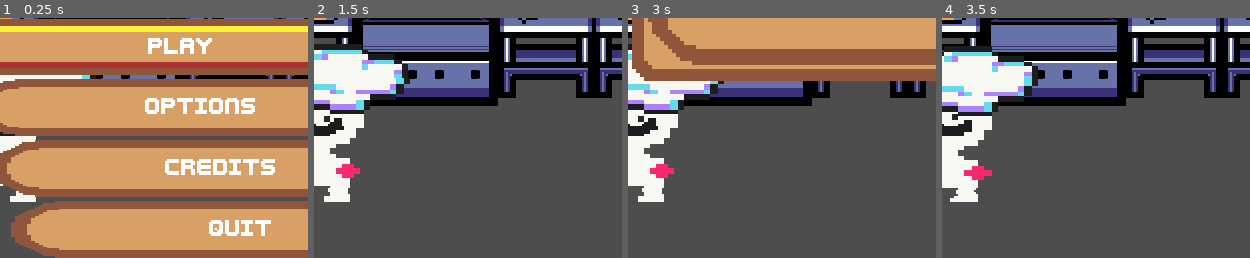
Above: before the commit, frames 1-4 (left to right).
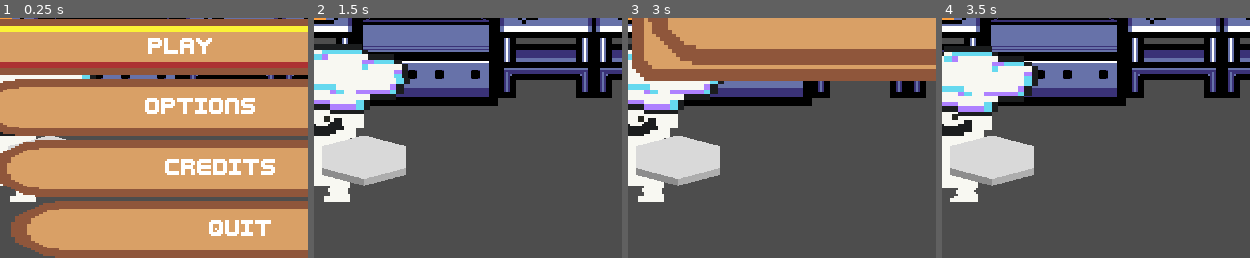
Above: after the commit, the same moments.

Repository: LettucePie/burgert
Game: Godot game, scene res://scenes/play.tscn
The game is run twice, just before and just after one commit, with the same random seed, the same clock (stepped at 60 frames per second) and the same inputs.
Inputs:
- Up to frame 1 (0.25 s): no input
- Up to frame 2 (1.5 s): click "Play" at 0.5 s; tap Enter (menu) at 1.25 s; hold Right (right) from 1.28 s (still down)
- Up to frame 3 (3 s): release Right (right) at 2.03 s; hold Left (left) 2.03-2.75 s; click "RESUME" at 2.75 s
- Up to frame 4 (3.5 s): no input
The pictures show only the part of the screen within x 13-63%, y 50-100%; the shares and areas given below are measured in that part.

The runs differ from the first frame. In frame 1, 0.2% of the frame differs, in the area x 2-22%, y 49-55%; in frame 2, 4.5%, in the area x 2-30%, y 49-70%; in frame 3, 4.5%; in frame 4, 4.5%.

Commit message:
made burger, and system for rendering burger in game

Diff:
--- /dev/null
+++ b/assets/resources/models/3d_burger_ingredient.gd
@@ -0,0 +1,29 @@
+extends Node3D
+class_name Ingredient3D
+
+enum INGREDIENT {
+	BUN_BOTTOM, BUN_TOP, MEAT,
+	TOMATO, LETTUCE, CHEESE,
+	KETCHUP, MUSTARD
+}
+@onready var meshes : Array[MeshInstance3D] = [
+	$Bun_Bottom, $Bun_Top, $Meat,
+	$Tomato, $Lettuce, $Cheese,
+	$Ketchup, $Mustard
+]
+@export var current_ingredient : INGREDIENT = INGREDIENT.BUN_BOTTOM
+
+
+func hide_all():
+	for m in meshes:
+		m.visible = false
+
+
+func set_ingredient(arg1 : INGREDIENT):
+	current_ingredient = arg1
+	hide_all()
+	meshes[arg1].visible = true
+
+
+func _ready():
+	set_ingredient(current_ingredient)
--- /dev/null
+++ b/assets/resources/models/3d_burger_ingredient.tscn
@@ -0,0 +1,7 @@
+[gd_scene load_steps=3 format=3 uid="uid://c1mreetvotj58"]
+
+[ext_resource type="PackedScene" uid="uid://bdft5vyu6cghv" path="res://assets/models/burger.glb" id="1_xekjf"]
+[ext_resource type="Script" path="res://assets/resources/models/3d_burger_ingredient.gd" id="2_gox4v"]
+
+[node name="3d_burger_ingredient" instance=ExtResource("1_xekjf")]
+script = ExtResource("2_gox4v")
--- /dev/null
+++ b/scenes/game/burger_dimension.gd
@@ -0,0 +1,11 @@
+extends Node3D
+
+
+# Called when the node enters the scene tree for the first time.
+func _ready():
+	pass # Replace with function body.
+
+
+# Called every frame. 'delta' is the elapsed time since the previous frame.
+func _process(delta):
+	pass
--- /dev/null
+++ b/scenes/game/burger_dimension.tscn
@@ -0,0 +1,17 @@
+[gd_scene load_steps=3 format=3 uid="uid://bxtacva7nkug1"]
+
+[ext_resource type="PackedScene" uid="uid://bh6c6sbro0847" path="res://assets/models/plate.glb" id="1_7fkp7"]
+[ext_resource type="Script" path="res://scenes/game/burger_dimension.gd" id="1_74pyc"]
+
+[node name="burger_dimension" type="Node3D"]
+script = ExtResource("1_74pyc")
+
+[node name="Camera3D" type="Camera3D" parent="."]
+transform = Transform3D(1, 0, 0, 0, 0.891268, 0.453477, 0, -0.453477, 0.891268, 0, 3.64789, 3.8916)
+projection = 1
+size = 5.20847
+
+[node name="DirectionalLight3D" type="DirectionalLight3D" parent="."]
+transform = Transform3D(0.97226, 0.108963, 0.206973, -0.233904, 0.452924, 0.860319, 0, -0.884866, 0.465846, 0, 0, 0)
+
+[node name="plate" parent="." instance=ExtResource("1_7fkp7")]
--- /dev/null
+++ b/scenes/game/burger_portal.tscn
@@ -0,0 +1,9 @@
+[gd_scene load_steps=2 format=3 uid="uid://d3ew6f33rvhla"]
+
+[ext_resource type="PackedScene" uid="uid://bxtacva7nkug1" path="res://scenes/game/burger_dimension.tscn" id="1_rjjf0"]
+
+[node name="burger_portal" type="SubViewport"]
+own_world_3d = true
+transparent_bg = true
+
+[node name="burger_dimension" parent="." instance=ExtResource("1_rjjf0")]
--- a/scenes/game/chef.tscn
+++ b/scenes/game/chef.tscn
@@ -1,10 +1,14 @@
-[gd_scene load_steps=4 format=3 uid="uid://ddp4wjcafmrbj"]
+[gd_scene load_steps=6 format=3 uid="uid://ddp4wjcafmrbj"]
 
 [ext_resource type="SpriteFrames" uid="uid://b6p88o7ouw26p" path="res://assets/resources/sprites/chef_frames.tres" id="1_758j5"]
 [ext_resource type="Script" path="res://scenes/game/chef.gd" id="1_qyhq5"]
+[ext_resource type="PackedScene" uid="uid://d3ew6f33rvhla" path="res://scenes/game/burger_portal.tscn" id="3_3owfg"]
 
 [sub_resource type="CircleShape2D" id="CircleShape2D_btgba"]
 radius = 46.5296
+
+[sub_resource type="ViewportTexture" id="ViewportTexture_2kbnj"]
+viewport_path = NodePath("burger_portal")
 
 [node name="chef" type="Node2D"]
 texture_filter = 1
@@ -23,5 +27,12 @@
 position = Vector2(-11, 23)
 shape = SubResource("CircleShape2D_btgba")
 
+[node name="burger_sprite" type="Sprite2D" parent="."]
+position = Vector2(34, -7)
+scale = Vector2(0.380859, 0.380859)
+texture = SubResource("ViewportTexture_2kbnj")
+
+[node name="burger_portal" parent="." instance=ExtResource("3_3owfg")]
+
 [connection signal="area_entered" from="Area2D" to="." method="_on_area_2d_area_entered"]
 [connection signal="area_exited" from="Area2D" to="." method="_on_area_2d_area_exited"]
--- a/scenes/ui/main_menu.tscn
+++ b/scenes/ui/main_menu.tscn
@@ -313,117 +313,6 @@
 "transitions": PackedFloat32Array(1, 1),
 "update": 0,
 "values": [Vector2(0, 480), Vector2(0, 0)]
-}
-
-[sub_resource type="Animation" id="Animation_v5kc5"]
-resource_name = "start"
-tracks/0/type = "value"
-tracks/0/imported = false
-tracks/0/enabled = true
-tracks/0/path = NodePath("Main:position")
-tracks/0/interp = 1
-tracks/0/loop_wrap = true
-tracks/0/keys = {
-"times": PackedFloat32Array(0),
-"transitions": PackedFloat32Array(1),
-"update": 0,
-"values": [Vector2(0, 0)]
-}
-tracks/1/type = "value"
-tracks/1/imported = false
-tracks/1/enabled = true
-tracks/1/path = NodePath("Options:position")
-tracks/1/interp = 1
-tracks/1/loop_wrap = true
-tracks/1/keys = {
-"times": PackedFloat32Array(0),
-"transitions": PackedFloat32Array(1),
-"update": 0,
-"values": [Vector2(-641, 0)]
-}
-tracks/2/type = "value"
-tracks/2/imported = false
-tracks/2/enabled = true
-tracks/2/path = NodePath("Credits:position")
-tracks/2/interp = 1
-tracks/2/loop_wrap = true
-tracks/2/keys = {
-"times": PackedFloat32Array(0),
-"transitions": PackedFloat32Array(1),
-"update": 0,
-"values": [Vector2(640, 0)]
-}
-tracks/3/type = "value"
-tracks/3/imported = false
-tracks/3/enabled = true
-tracks/3/path = NodePath("Credits:size")
-tracks/3/interp = 1
-tracks/3/loop_wrap = true
-tracks/3/keys = {
-"times": PackedFloat32Array(0),
-"transitions": PackedFloat32Array(1),
-"update": 0,
-"values": [Vector2(640, 480)]
-}
-tracks/4/type = "value"
-tracks/4/imported = false
-tracks/4/enabled = true
-tracks/4/path = NodePath("Options:size")
-tracks/4/interp = 1
-tracks/4/loop_wrap = true
-tracks/4/keys = {
-"times": PackedFloat32Array(0),
-"transitions": PackedFloat32Array(1),
-"update": 0,
-"values": [Vector2(640, 480)]
-}
-tracks/5/type = "value"
-tracks/5/imported = false
-tracks/5/enabled = true
-tracks/5/path = NodePath("Main:size")
-tracks/5/interp = 1
-tracks/5/loop_wrap = true
-tracks/5/keys = {
-"times": PackedFloat32Array(0),
-"transitions": PackedFloat32Array(1),
-"update": 0,
-"values": [Vector2(640, 480)]
-}
-tracks/6/type = "value"
-tracks/6/imported = false
-tracks/6/enabled = true
-tracks/6/path = NodePath("Paused:position")
-tracks/6/interp = 1
-tracks/6/loop_wrap = true
-tracks/6/keys = {
-"times": PackedFloat32Array(0),
-"transitions": PackedFloat32Array(1),
-"update": 0,
-"values": [Vector2(0, -480)]
-}
-tracks/7/type = "value"
-tracks/7/imported = false
-tracks/7/enabled = true
-tracks/7/path = NodePath("Paused:size")
-tracks/7/interp = 1
-tracks/7/loop_wrap = true
-tracks/7/keys = {
-"times": PackedFloat32Array(0),
-"transitions": PackedFloat32Array(1),
-"update": 0,
-"values": [Vector2(640, 480)]
-}
-tracks/8/type = "value"
-tracks/8/imported = false
-tracks/8/enabled = true
-tracks/8/path = NodePath("Paused:visible")
-tracks/8/interp = 1
-tracks/8/loop_wrap = true
-tracks/8/keys = {
-"times": PackedFloat32Array(0),
-"transitions": PackedFloat32Array(1),
-"update": 1,
-"values": [false]
 }
 
 [sub_resource type="Animation" id="Animation_2ayle"]
@@ -478,6 +367,117 @@
 "args": [0],
 "method": &"set_state"
 }]
+}
+
+[sub_resource type="Animation" id="Animation_v5kc5"]
+resource_name = "start"
+tracks/0/type = "value"
+tracks/0/imported = false
+tracks/0/enabled = true
+tracks/0/path = NodePath("Main:position")
+tracks/0/interp = 1
+tracks/0/loop_wrap = true
+tracks/0/keys = {
+"times": PackedFloat32Array(0),
+"transitions": PackedFloat32Array(1),
+"update": 0,
+"values": [Vector2(0, 0)]
+}
+tracks/1/type = "value"
+tracks/1/imported = false
+tracks/1/enabled = true
+tracks/1/path = NodePath("Options:position")
+tracks/1/interp = 1
+tracks/1/loop_wrap = true
+tracks/1/keys = {
+"times": PackedFloat32Array(0),
+"transitions": PackedFloat32Array(1),
+"update": 0,
+"values": [Vector2(-641, 0)]
+}
+tracks/2/type = "value"
+tracks/2/imported = false
+tracks/2/enabled = true
+tracks/2/path = NodePath("Credits:position")
+tracks/2/interp = 1
+tracks/2/loop_wrap = true
+tracks/2/keys = {
+"times": PackedFloat32Array(0),
+"transitions": PackedFloat32Array(1),
+"update": 0,
+"values": [Vector2(640, 0)]
+}
+tracks/3/type = "value"
+tracks/3/imported = false
+tracks/3/enabled = true
+tracks/3/path = NodePath("Credits:size")
+tracks/3/interp = 1
+tracks/3/loop_wrap = true
+tracks/3/keys = {
+"times": PackedFloat32Array(0),
+"transitions": PackedFloat32Array(1),
+"update": 0,
+"values": [Vector2(640, 480)]
+}
+tracks/4/type = "value"
+tracks/4/imported = false
+tracks/4/enabled = true
+tracks/4/path = NodePath("Options:size")
+tracks/4/interp = 1
+tracks/4/loop_wrap = true
+tracks/4/keys = {
+"times": PackedFloat32Array(0),
+"transitions": PackedFloat32Array(1),
+"update": 0,
+"values": [Vector2(640, 480)]
+}
+tracks/5/type = "value"
+tracks/5/imported = false
+tracks/5/enabled = true
+tracks/5/path = NodePath("Main:size")
+tracks/5/interp = 1
+tracks/5/loop_wrap = true
+tracks/5/keys = {
+"times": PackedFloat32Array(0),
+"transitions": PackedFloat32Array(1),
+"update": 0,
+"values": [Vector2(640, 480)]
+}
+tracks/6/type = "value"
+tracks/6/imported = false
+tracks/6/enabled = true
+tracks/6/path = NodePath("Paused:position")
+tracks/6/interp = 1
+tracks/6/loop_wrap = true
+tracks/6/keys = {
+"times": PackedFloat32Array(0),
+"transitions": PackedFloat32Array(1),
+"update": 0,
+"values": [Vector2(0, -480)]
+}
+tracks/7/type = "value"
+tracks/7/imported = false
+tracks/7/enabled = true
+tracks/7/path = NodePath("Paused:size")
+tracks/7/interp = 1
+tracks/7/loop_wrap = true
+tracks/7/keys = {
+"times": PackedFloat32Array(0),
+"transitions": PackedFloat32Array(1),
+"update": 0,
+"values": [Vector2(640, 480)]
+}
+tracks/8/type = "value"
+tracks/8/imported = false
+tracks/8/enabled = true
+tracks/8/path = NodePath("Paused:visible")
+tracks/8/interp = 1
+tracks/8/loop_wrap = true
+tracks/8/keys = {
+"times": PackedFloat32Array(0),
+"transitions": PackedFloat32Array(1),
+"update": 1,
+"values": [false]
 }
 
 [sub_resource type="AnimationLibrary" id="AnimationLibrary_c5ufq"]
Binary file added: assets/models/burger.glb
Not shown, added: assets/models/burger.glb.import
Binary file added: assets/models/burger_Burger_Tex.png
Not shown, added: assets/models/burger_Burger_Tex.png.import
Binary file added: assets/models/plate.glb
Not shown, added: assets/models/plate.glb.import
Binary file added: assets/models/textures/Burger_Tex.png
Not shown, added: assets/models/textures/Burger_Tex.png.import
Not shown, changed: assets/models/burger.blend
Not shown, changed: assets/models/burger.blend1
Not shown, added: assets/models/plate.blend
Not shown, added: assets/models/plate.blend1
(and 1 more such lines)
